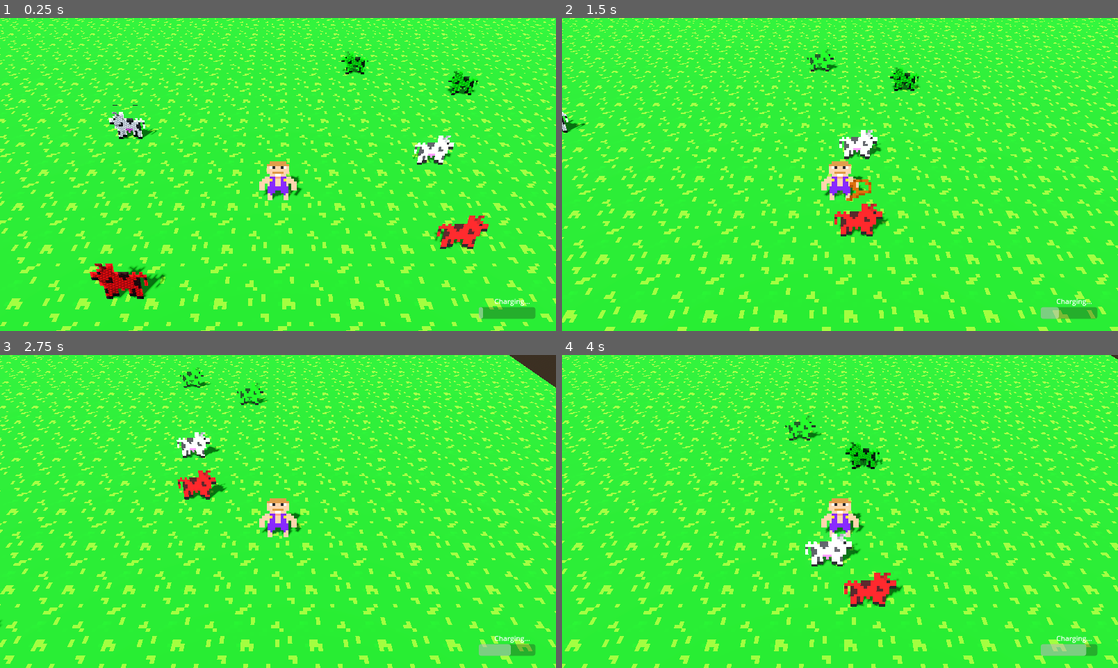
Above: before the commit, frames 1-4 (two rows, left to right).
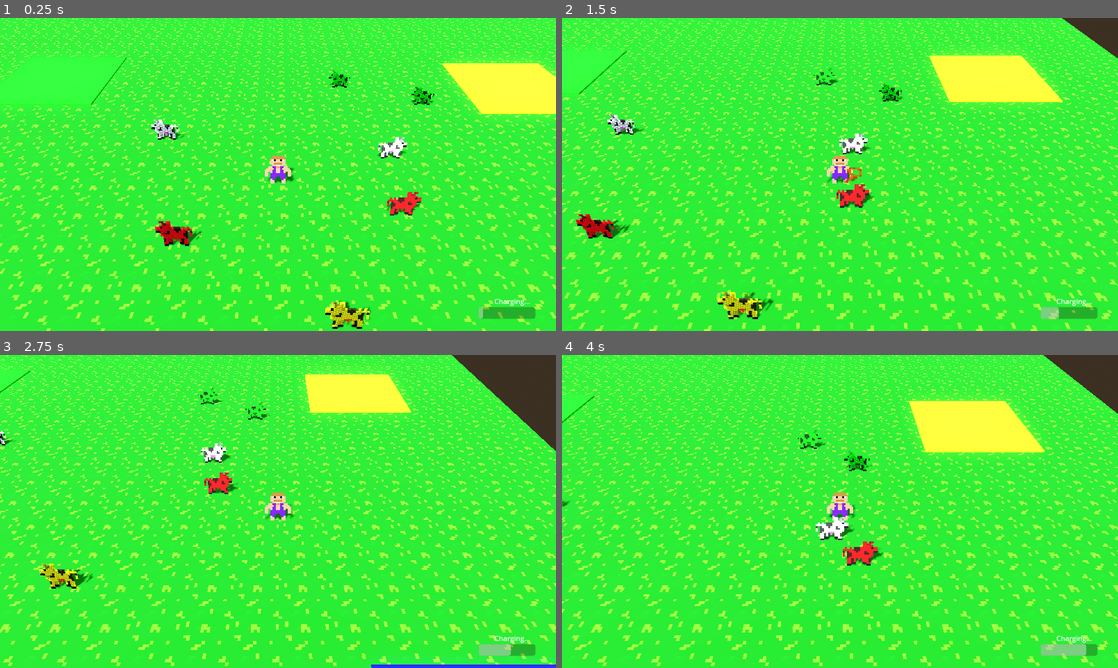
Above: after the commit, the same moments.

Repository: 20TB-ZipBomb/BGJ2024
Game: Godot game, scene res://scenes/levels/test_levels/alex_test_level.tscn
The game is run twice, just before and just after one commit, with the same random seed, the same clock (stepped at 60 frames per second) and the same inputs. This scene is started directly instead of the project's main scene.
Inputs (mouse positions are in pixels of both pictures, inside the frame that each line leads up to):
- Up to frame 1 (0.25 s): no input
- Up to frame 2 (1.5 s): move the mouse to (962, 158) at 0.52 s; hold D (move_right) 0.53-1.28 s; tap Space (shout) at 0.6 s; move the mouse to (728, 190) at 1.27 s; hold S (move_down) from 1.28 s (still down); click (728, 190) at 1.35 s
- Up to frame 3 (2.75 s): move the mouse to (333, 442) at 2.02 s; release S (move_down) at 2.03 s; hold D (move_right) from 2.03 s (still down); tap Space (shout) at 2.1 s
- Up to frame 4 (4 s): move the mouse to (812, 574) at 2.77 s; release D (move_right) at 2.78 s; hold W (move_up) 2.78-3.53 s; click (812, 574) at 2.85 s; move the mouse to (1006, 558) at 3.52 s; hold A (move_left) from 3.53 s (still down); tap Space (shout) at 3.6 s

The runs differ from the first frame. In frame 1, 24% of the frame differs, in the area x 0-100%, y 0-100%; in frame 2, 24%; in frame 3, 24%; in frame 4, 24%.

Commit message:
create 4 different types of test pen in alex_test_level

Diff:
--- a/scenes/levels/test_levels/alex_test_level.tscn
+++ b/scenes/levels/test_levels/alex_test_level.tscn
@@ -25,7 +25,20 @@
 uv1_triplanar = true
 texture_filter = 0
 
+[sub_resource type="StandardMaterial3D" id="StandardMaterial3D_il7ka"]
+albedo_color = Color(1, 0, 0, 1)
+
 [sub_resource type="BoxShape3D" id="BoxShape3D_gfj3e"]
+size = Vector3(4, 1, 4)
+
+[sub_resource type="StandardMaterial3D" id="StandardMaterial3D_2gkno"]
+albedo_color = Color(0.0333333, 0, 1, 1)
+
+[sub_resource type="StandardMaterial3D" id="StandardMaterial3D_t038i"]
+albedo_color = Color(0.0166667, 1, 0, 1)
+
+[sub_resource type="StandardMaterial3D" id="StandardMaterial3D_m4dnu"]
+albedo_color = Color(0.983333, 1, 0, 1)
 
 [node name="AlexTestLevel" type="Node"]
 
@@ -50,7 +63,7 @@
 lasso_range = 0.7
 
 [node name="Camera3D" type="Camera3D" parent="Level/Player"]
-transform = Transform3D(1, 0, 0, 0, 0.766044, 0.642788, 0, -0.642788, 0.766044, 0, 5, 5.3)
+transform = Transform3D(1, 0, 0, 0, 0.766044, 0.642788, 0, -0.642788, 0.766044, 0, 6.645, 7.64)
 fov = 45.0
 size = 2.709
 
@@ -72,13 +85,52 @@
 [node name="Animal3" parent="Level" instance=ExtResource("4_wejr3")]
 transform = Transform3D(1, 0, 0, 0, 1, 0, 0, 0, 1, 2.29569, 4.76837e-07, -5.58656)
 
-[node name="CSGBox3D" type="CSGBox3D" parent="Level"]
-transform = Transform3D(1, 0, 0, 0, 1, 0, 0, 0, 1, -4.88929, 0, 4.52151)
+[node name="RedPen" type="CSGBox3D" parent="Level"]
+transform = Transform3D(1, 0, 0, 0, 1, 0, 0, 0, 1, -8.35889, 0.025, 8.92349)
+size = Vector3(4, 0.05, 4)
+material = SubResource("StandardMaterial3D_il7ka")
 
-[node name="PenArea" type="Area3D" parent="Level/CSGBox3D"]
+[node name="PenArea" type="Area3D" parent="Level/RedPen"]
 script = ExtResource("4_j4edg")
+desire_type = 1
 
-[node name="CollisionShape3D" type="CollisionShape3D" parent="Level/CSGBox3D/PenArea"]
+[node name="CollisionShape3D" type="CollisionShape3D" parent="Level/RedPen/PenArea"]
+shape = SubResource("BoxShape3D_gfj3e")
+
+[node name="BluePen" type="CSGBox3D" parent="Level"]
+transform = Transform3D(1, 0, 0, 0, 1, 0, 0, 0, 1, 9.3205, 0.025, 9.06598)
+size = Vector3(4, 0.05, 4)
+material = SubResource("StandardMaterial3D_2gkno")
+
+[node name="PenArea" type="Area3D" parent="Level/BluePen"]
+script = ExtResource("4_j4edg")
+desire_type = 2
+
+[node name="CollisionShape3D" type="CollisionShape3D" parent="Level/BluePen/PenArea"]
+shape = SubResource("BoxShape3D_gfj3e")
+
+[node name="GreenPen" type="CSGBox3D" parent="Level"]
+transform = Transform3D(1, 0, 0, 0, 1, 0, 0, 0, 1, -8.53789, 0.025, -6.03453)
+size = Vector3(4, 0.05, 4)
+material = SubResource("StandardMaterial3D_t038i")
+
+[node name="PenArea" type="Area3D" parent="Level/GreenPen"]
+script = ExtResource("4_j4edg")
+desire_type = 3
+
+[node name="CollisionShape3D" type="CollisionShape3D" parent="Level/GreenPen/PenArea"]
+shape = SubResource("BoxShape3D_gfj3e")
+
+[node name="YellowPen" type="CSGBox3D" parent="Level"]
+transform = Transform3D(1, 0, 0, 0, 1, 0, 0, 0, 1, 8.89017, 0.025, -5.46226)
+size = Vector3(4, 0.05, 4)
+material = SubResource("StandardMaterial3D_m4dnu")
+
+[node name="PenArea" type="Area3D" parent="Level/YellowPen"]
+script = ExtResource("4_j4edg")
+desire_type = 4
+
+[node name="CollisionShape3D" type="CollisionShape3D" parent="Level/YellowPen/PenArea"]
 shape = SubResource("BoxShape3D_gfj3e")
 
 [node name="HUD" type="Control" parent="."]
Not shown: 1 places in scenes/levels/test_levels/alex_test_level.tscn that only renumber resources
